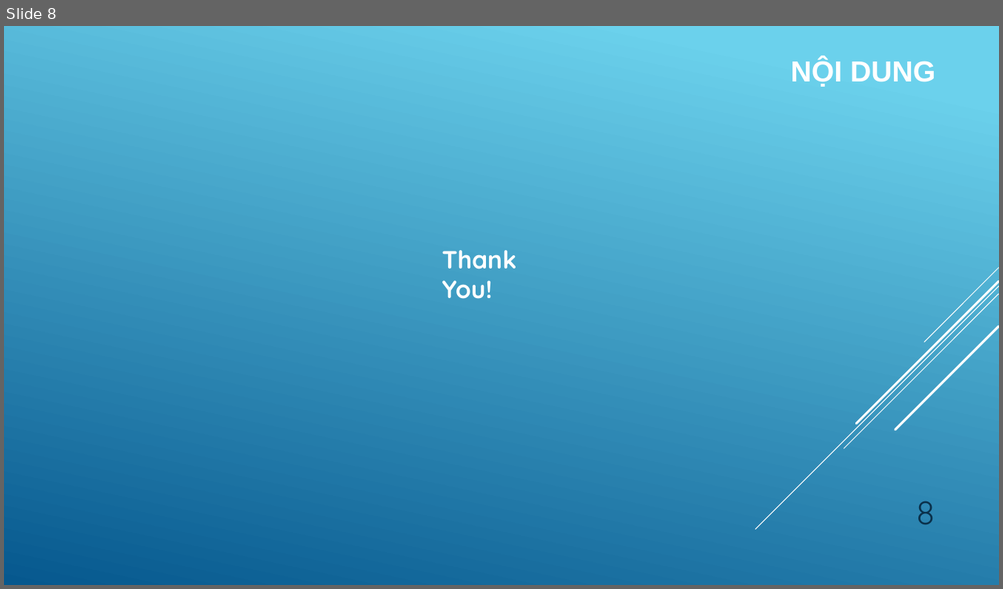
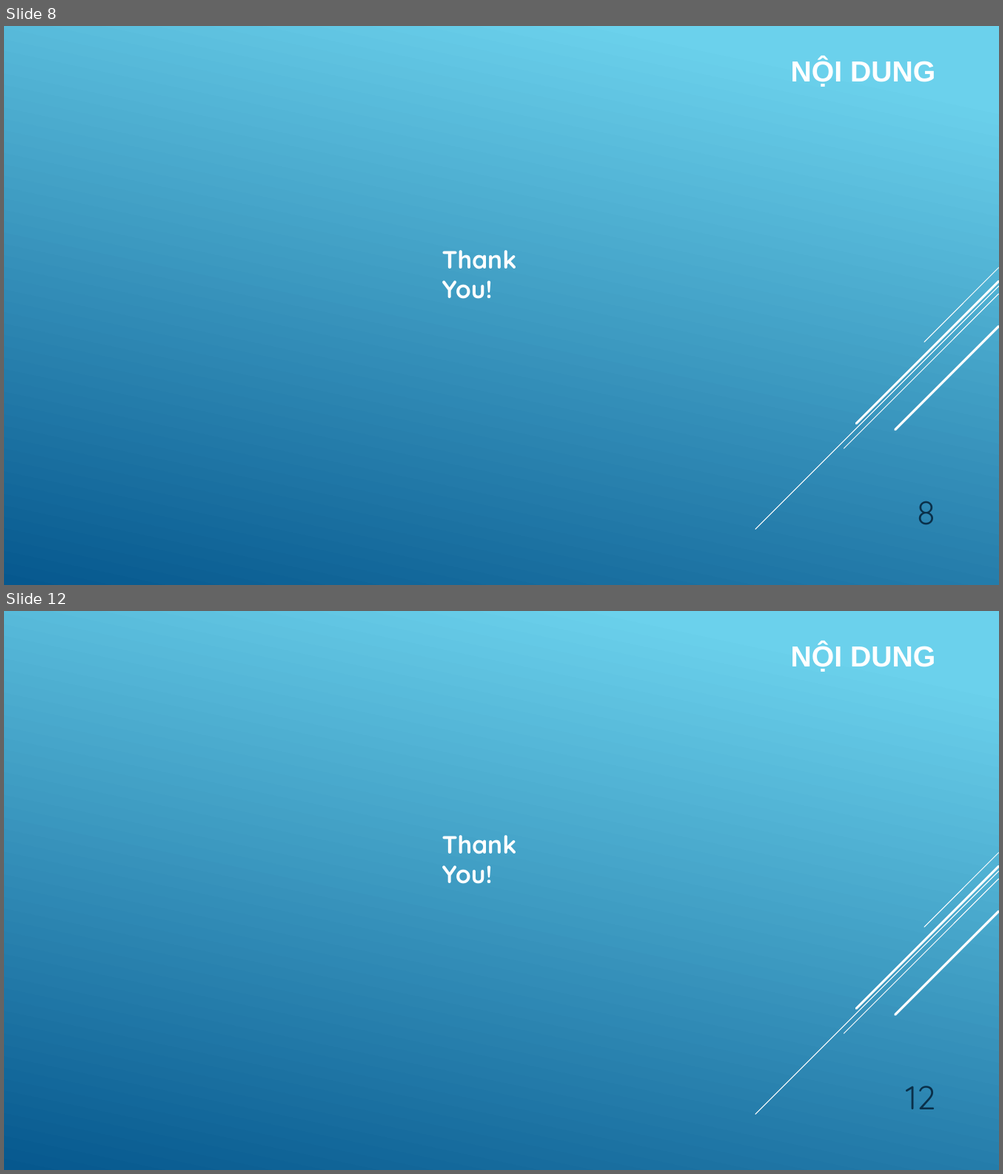
Before and after one commit to quangdat99/btl, a slide deck: Slide.pptx. Shown one above the other, each under a label of ours: slide 8 before the commit, slides 8 and 12 after it; the slides between them are not shown. The pictures are 1003x589 and 1003x1174 pixels, drawn with LibreOffice and Linux fonts; fonts in the diff are those of the drawing. Boxes give left, top, right and bottom in pixels: in the first picture for what was removed or moved away, otherwise in the second. Text is boxed around its words. In the diff, an @@ line names an element or a change of style, - is before the commit and + after.

```diff
--- a/Slide.pptx
+++ b/Slide.pptx
@@ slide 12 added at bbox=[4, 611, 999, 1170], background gradient #6ED2EB to #06588E; not listed: 5 template elements that a slide beside it also shows @@
@@ text added at bbox=[791, 644, 935, 672], 28 pt, text #FFFFFF, bold @@
+NỘI DUNG
@@ text added at bbox=[442, 835, 517, 884], 24 pt, text #FFFFFF, bold @@
+Thank You!
@@ page number added at bbox=[905, 1086, 935, 1110], 32 pt, text #0A304A @@
+12
```
Also in this commit, not shown: 3 slides changed, 6 other slides added, 2 slides removed, 10 other files.
